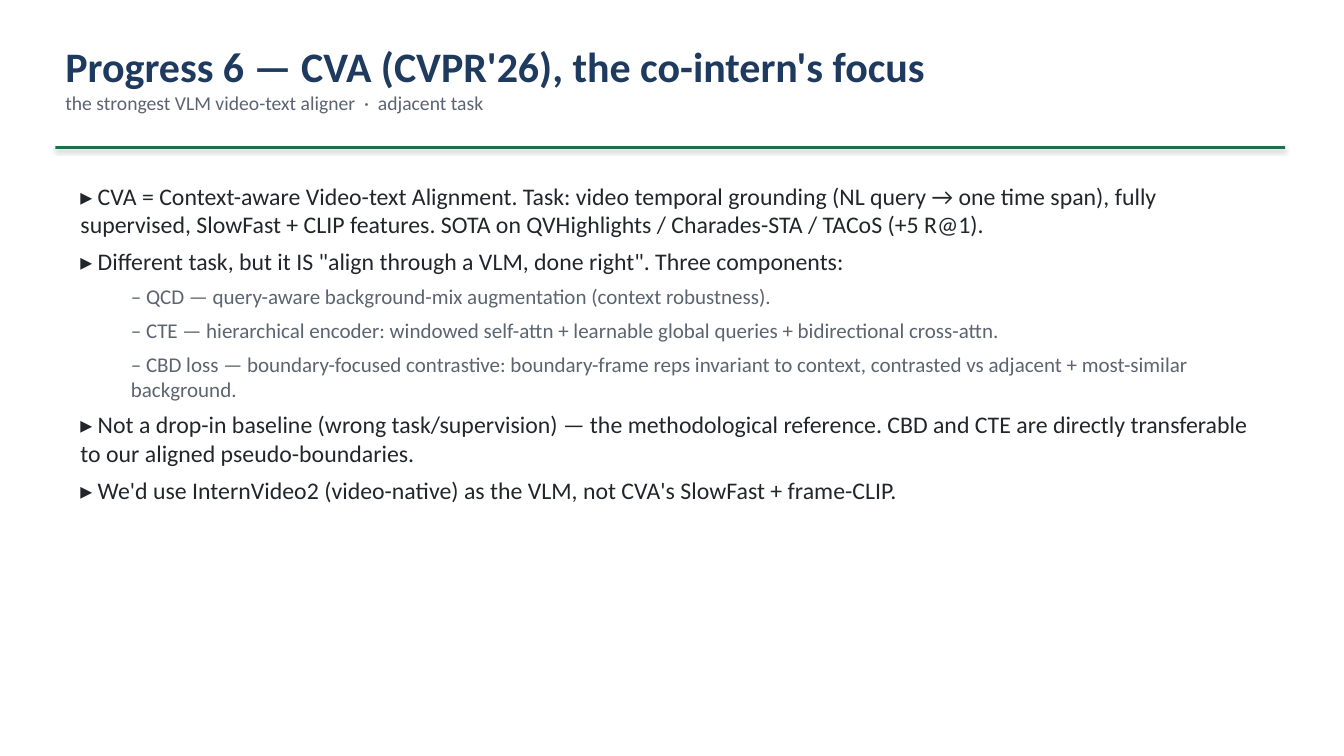
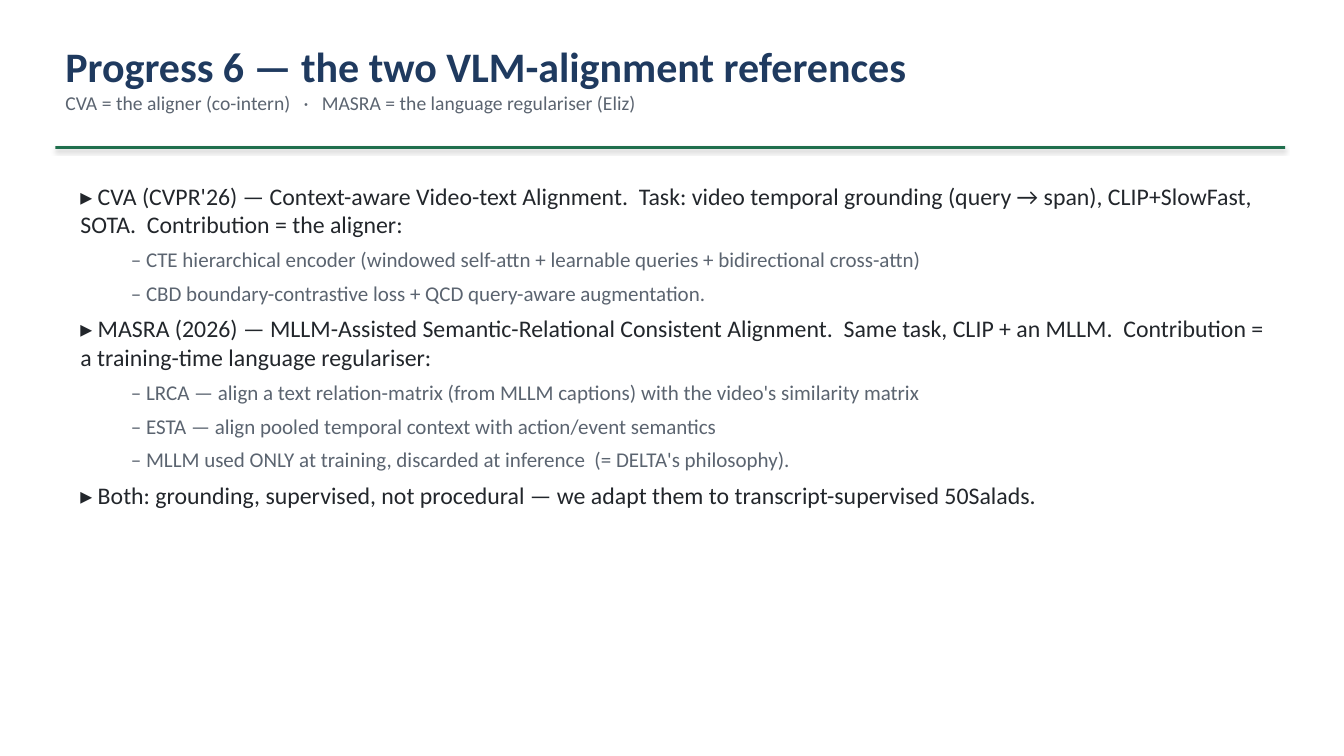
Before and after one commit to epayaslii/DELTA, a slide deck: slide 11 of slides/DELTA_progress_Mariella.pptx. Drawn at 1344x756 pixels with LibreOffice and Linux fonts; fonts in the diff are those of the drawing. Boxes give left, top, right and bottom in pixels: in the first picture for what was removed or moved away, otherwise in the second. Text is boxed around its words. In the diff, an @@ line names an element or a change of style, - is before the commit and + after.

Commit message:
Pivot HAL -> MASRA in progress deck and baselines doc
Supervisor requires a VLM-based TA with no segmentation-based approach, so
HAL is dropped as a workstream (kept as a baseline number only). New split:
Eliz -> MASRA (MLLM train-time LRCA/ESTA regulariser on InternVideo2
transcript x frame similarity, plan M1-M7), co-intern -> CVA.

- slides/make_deck.py + .pptx: 21 slides reworked for the pivot (framing,
  VLM-alignment literature, workstream split, MASRA M1-M7 plan, sequencing,
  questions).
- docs/baselines-hal-cva.md: scope-update banner, MASRA analysis section,
  genuine transcript->video aligner refs, rewritten workstream split; old
  HAL plan retained as record-only.

```diff
--- a/slides/DELTA_progress_Mariella.pptx
+++ b/slides/DELTA_progress_Mariella.pptx
@@ text at (65,52,906,114): text changed @@
-Progress 6 — CVA (CVPR'26), the co-intern's focus
-the strongest VLM video-text aligner · adjacent task
+Progress 6 — the two VLM-alignment references
+CVA = the aligner (co-intern) · MASRA = the language regulariser (Eliz)
@@ text at (80,187,1252,508): text changed @@
-▸ CVA = Context-aware Video-text Alignment. Task: video temporal grounding (NL query → one time span), fully supervised, SlowFast + CLIP features. SOTA on QVHighlights / Charades-STA / TACoS (+5 R@1).
-▸ Different task, but it IS "align through a VLM, done right". Three components:
-  – QCD — query-aware background-mix augmentation (context robustness).
-  – CTE — hierarchical encoder: windowed self-attn + learnable global queries + bidirectional cross-attn.
-  – CBD loss — boundary-focused contrastive: boundary-frame reps invariant to context, contrasted vs adjacent + most-similar background.
-▸ Not a drop-in baseline (wrong task/supervision) — the methodological reference. CBD and CTE are directly transferable to our aligned pseudo-boundaries.
-▸ We'd use InternVideo2 (video-native) as the VLM, not CVA's SlowFast + frame-CLIP.
+▸ CVA (CVPR'26) — Context-aware Video-text Alignment. Task: video temporal grounding (query → span), CLIP+SlowFast, SOTA. Contribution = the aligner:
+  – CTE hierarchical encoder (windowed self-attn + learnable queries + bidirectional cross-attn)
+  – CBD boundary-contrastive loss + QCD query-aware augmentation.
+▸ MASRA (2026) — MLLM-Assisted Semantic-Relational Consistent Alignment. Same task, CLIP + an MLLM. Contribution = a training-time language regulariser:
+  – LRCA — align a text relation-matrix (from MLLM captions) with the video's similarity matrix
+  – ESTA — align pooled temporal context with action/event semantics
+  – MLLM used ONLY at training, discarded at inference (= DELTA's philosophy).
+▸ Both: grounding, supervised, not procedural — we adapt them to transcript-supervised 50Salads.
```
Also in this commit, not shown: 11 other slides changed, 1 slide added, 1 slide removed, 2 other files.
